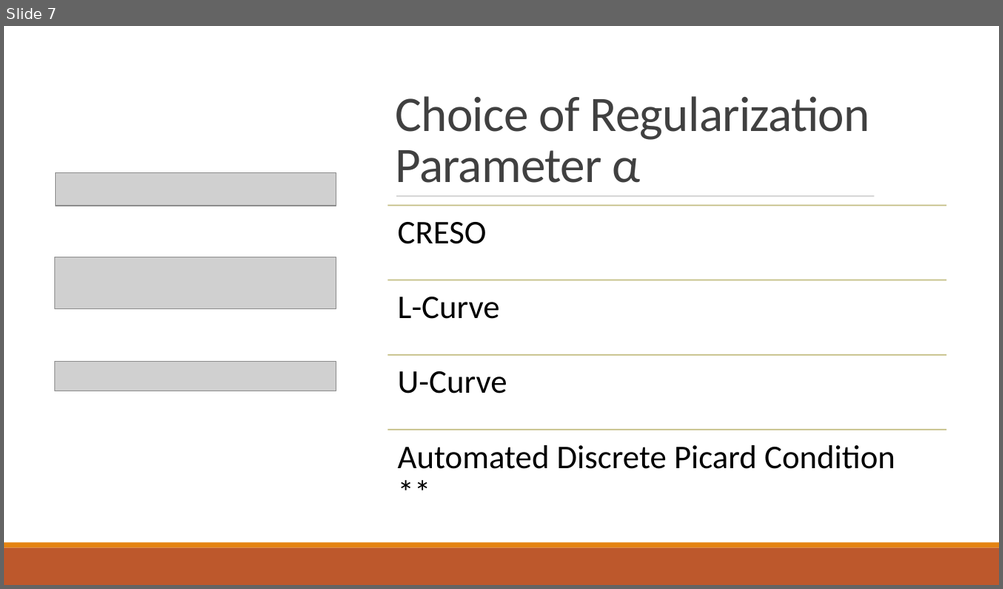
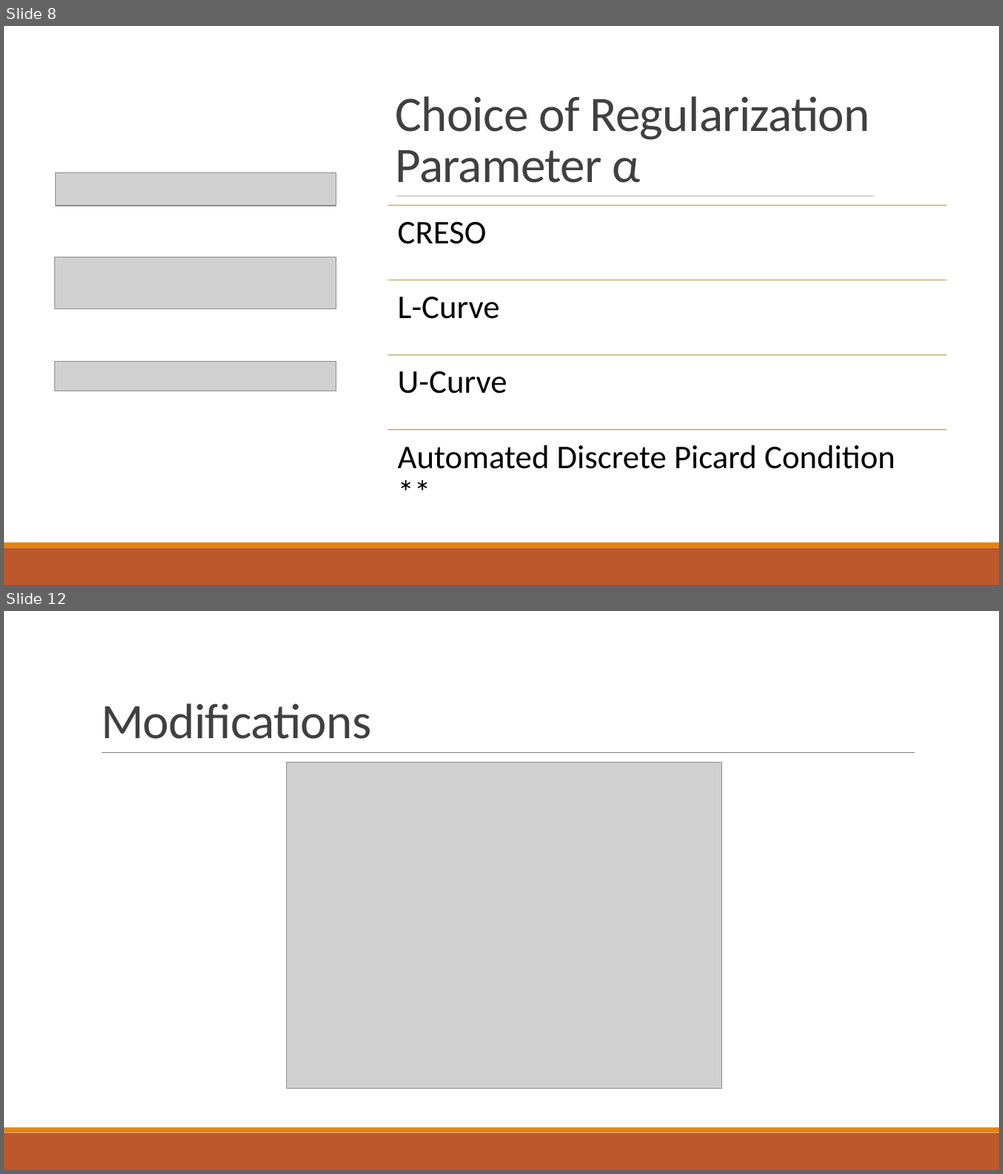
Before and after one commit to kutay-ugurlu/Tikhonov-Regularization-Parameter-Selection-ECGI, a slide deck: Presentation.pptx. Shown one above the other, each under a label of ours: slide 7 before the commit, slides 8 and 12 after it; the slides between them are not shown. The pictures are 1003x589 and 1003x1174 pixels, drawn with LibreOffice and Linux fonts; fonts in the diff are those of the drawing; grey boxes stand for pictures. Boxes give left, top, right and bottom in pixels: in the first picture for what was removed or moved away, otherwise in the second. Text is boxed around its words. In the diff, an @@ line names an element or a change of style, - is before the commit and + after.

```diff
--- a/Presentation.pptx
+++ b/Presentation.pptx
@@ slide 12 added at box(4, 611, 999, 1170), background #FFFFFF @@
@@ title added at box(101, 703, 371, 739), 48 pt, text #404040 @@
+Modifications
@@ line added from (102, 753) to (915, 753), #808080 0.5 pt @@
@@ picture added at box(286, 763, 721, 1089) @@
@@ rectangle added at box(4, 1133, 999, 1170), fill #BD582C @@
@@ rectangle added at box(4, 1128, 999, 1133), fill #E48312 @@
@@ what was slide 7 is now slide 8 @@
```
Also in this commit, not shown: 2 slides changed, 3 other slides added, 1 other file.
